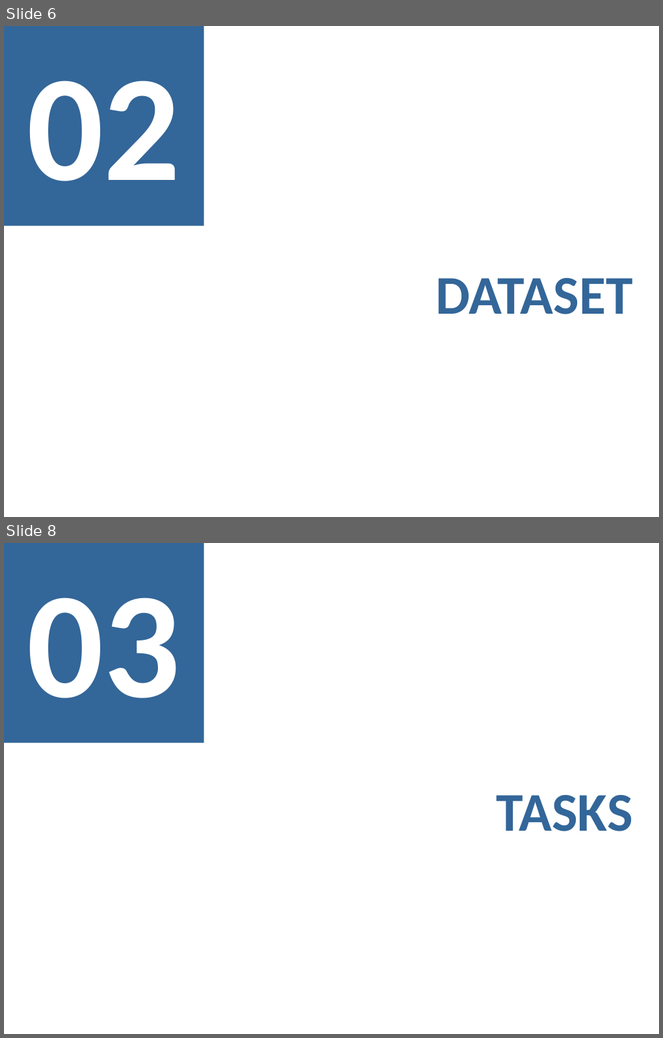
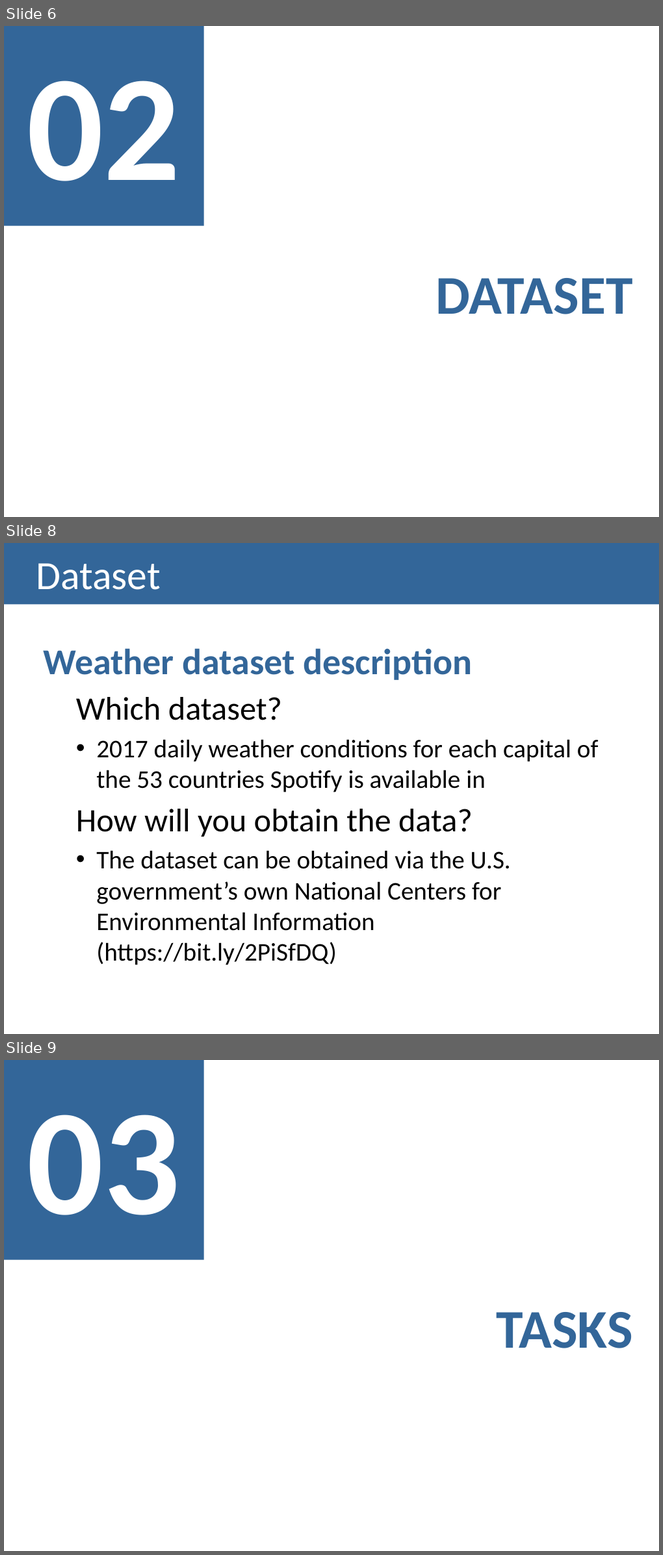
Before and after one commit to regouga/VI-MEIC-1819, a slide deck: Lab 02/Lab 02.pptx. Shown one above the other, each under a label of ours: slides 6 and 8 before the commit, slides 6, 8 and 9 after it; the slides between them are not shown. The pictures are 663x1038 and 663x1555 pixels, drawn with LibreOffice and Linux fonts; fonts in the diff are those of the drawing. Boxes give left, top, right and bottom in pixels: in the first picture for what was removed or moved away, otherwise in the second. Text is boxed around its words. In the diff, an @@ line names an element or a change of style, - is before the commit and + after.

```diff
--- a/Lab 02/Lab 02.pptx
+++ b/Lab 02/Lab 02.pptx
@@ slide 8 added at (4, 543, 659, 1034), background #FFFFFF @@
@@ title added at (4, 543, 659, 605), fill #336699, 44 pt, text #FFFFFF @@
+Dataset
@@ text added at (43, 648, 599, 965), 28 pt, text #000000 @@
+Weather dataset description
+  Which dataset?
+  • 2017 daily weather conditions for each capital of the 53 countries Spotify is available in
+  How will you obtain the data?
+  • The dataset can be obtained via the U.S. government’s own National Centers for Environmental Information (https://bit.ly/2PiSfDQ)
@@ what was slide 8 is now slide 9 @@
```
Also in this commit, not shown: 6 slides changed, 2 other slides added, 1 slide removed, 3 other files.
